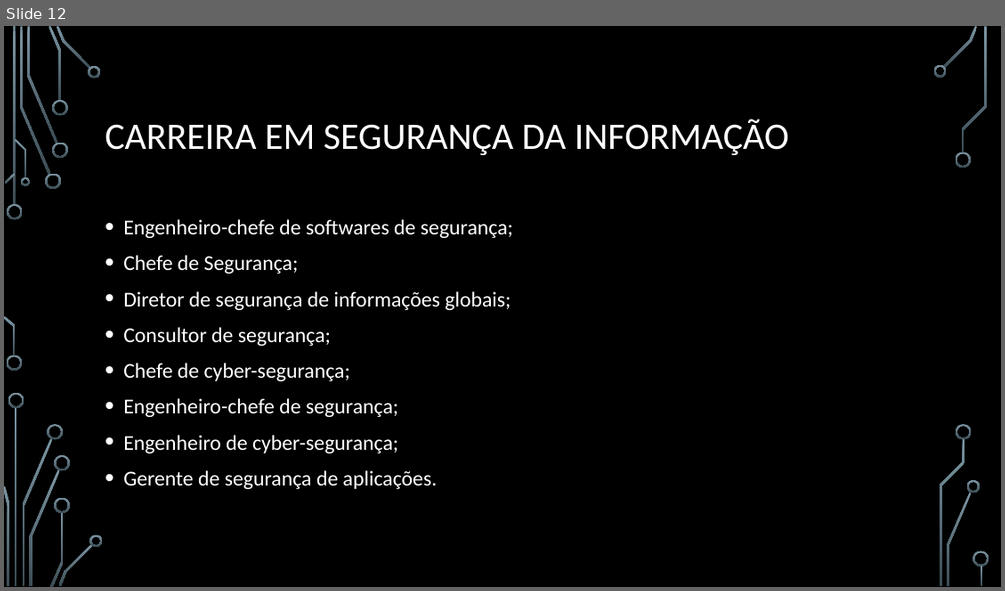
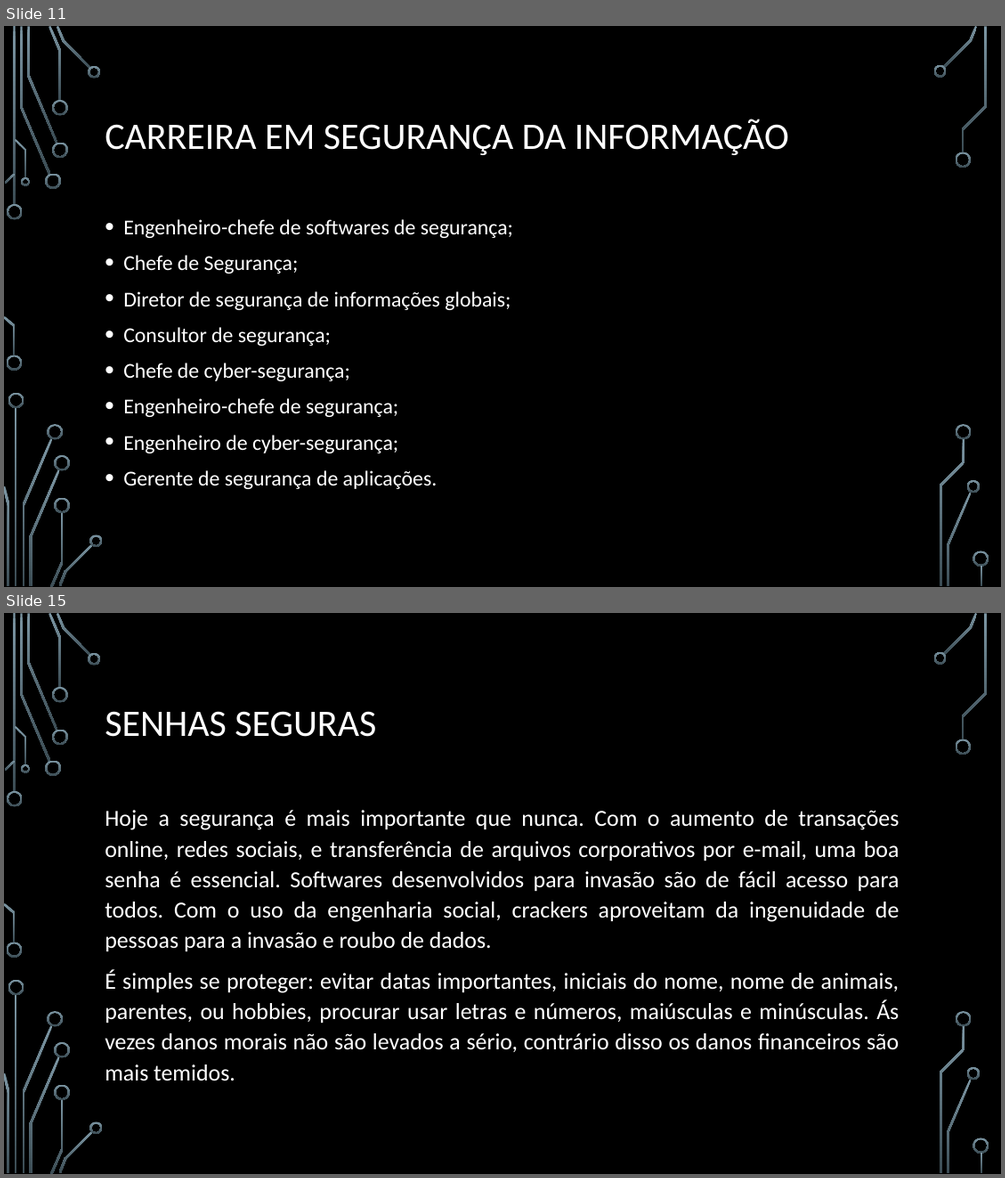
Before and after one commit to webbester/RodrigodAnjos, a slide deck: PI - Seg de Software/information_security.pptx. Shown one above the other, each under a label of ours: slide 12 before the commit, slides 11 and 15 after it; the slides between them are not shown. The pictures are 1005x591 and 1005x1178 pixels, drawn with LibreOffice and Linux fonts; fonts in the diff are those of the drawing; background and template pictures are left out. Boxes give left, top, right and bottom in pixels: in the first picture for what was removed or moved away, otherwise in the second. Text is boxed around its words. In the diff, an @@ line names an element or a change of style, - is before the commit and + after.

```diff
--- a/PI - Seg de Software/information_security.pptx
+++ b/PI - Seg de Software/information_security.pptx
@@ slide 15 added at bbox=[4, 613, 1001, 1174], background picture (left out); not listed: 36 template elements that a slide beside it also shows @@
@@ title added at bbox=[105, 711, 376, 737], 36 pt, text #FFFFFF @@
+SENHAS SEGURAS
@@ text added at bbox=[105, 810, 899, 1081], 22.2 pt, text #FFFFFF @@
+Hoje a segurança é mais importante que nunca. Com o aumento de transações online, redes sociais, e transferência de arquivos corporativos por e-mail, uma boa senha é essencial. Softwares desenvolvidos para invasão são de fácil acesso para todos. Com o uso da engenharia social, crackers aproveitam da ingenuidade de pessoas para a invasão e roubo de dados.
+É simples se proteger: evitar datas importantes, iniciais do nome, nome de animais, parentes, ou hobbies, procurar usar letras e números, maiúsculas e minúsculas. Ás vezes danos morais não são levados a sério, contrário disso os danos financeiros são mais temidos.
@@ what was slide 12 is now slide 11 @@
```
Also in this commit, not shown: 3 slides changed, 10 other slides added, 1 slide removed, 4 other files.
